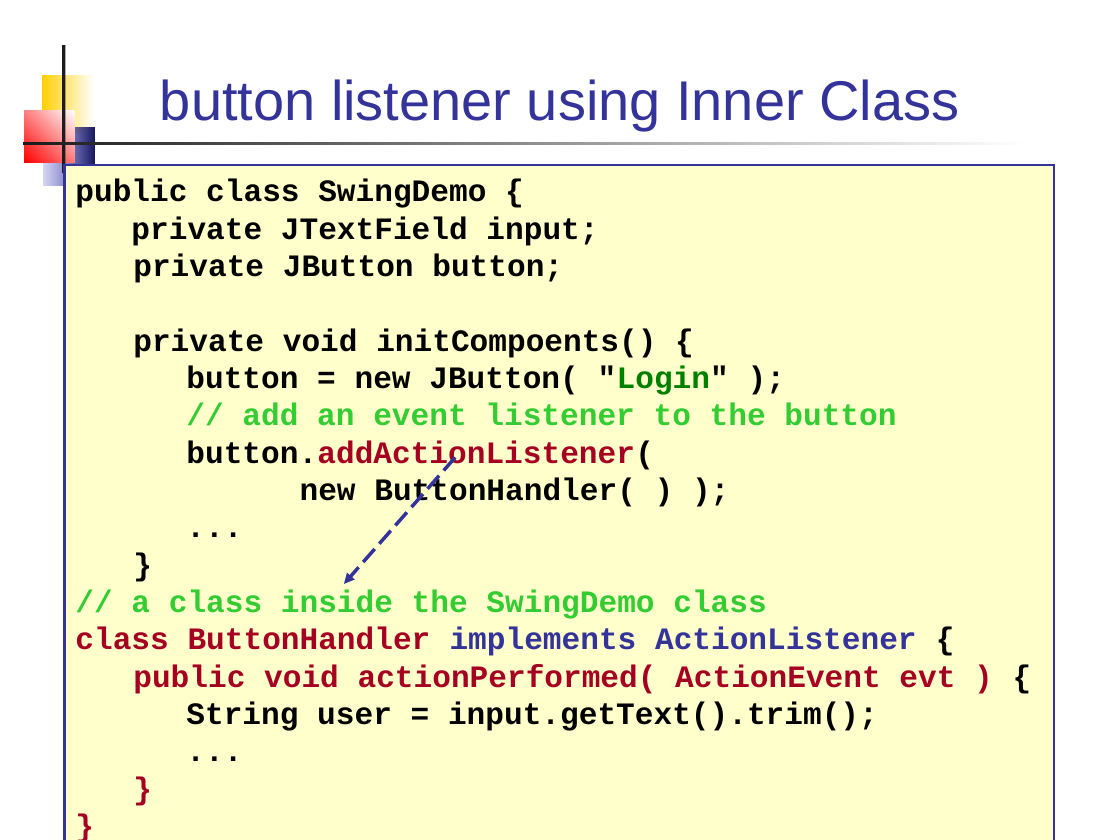
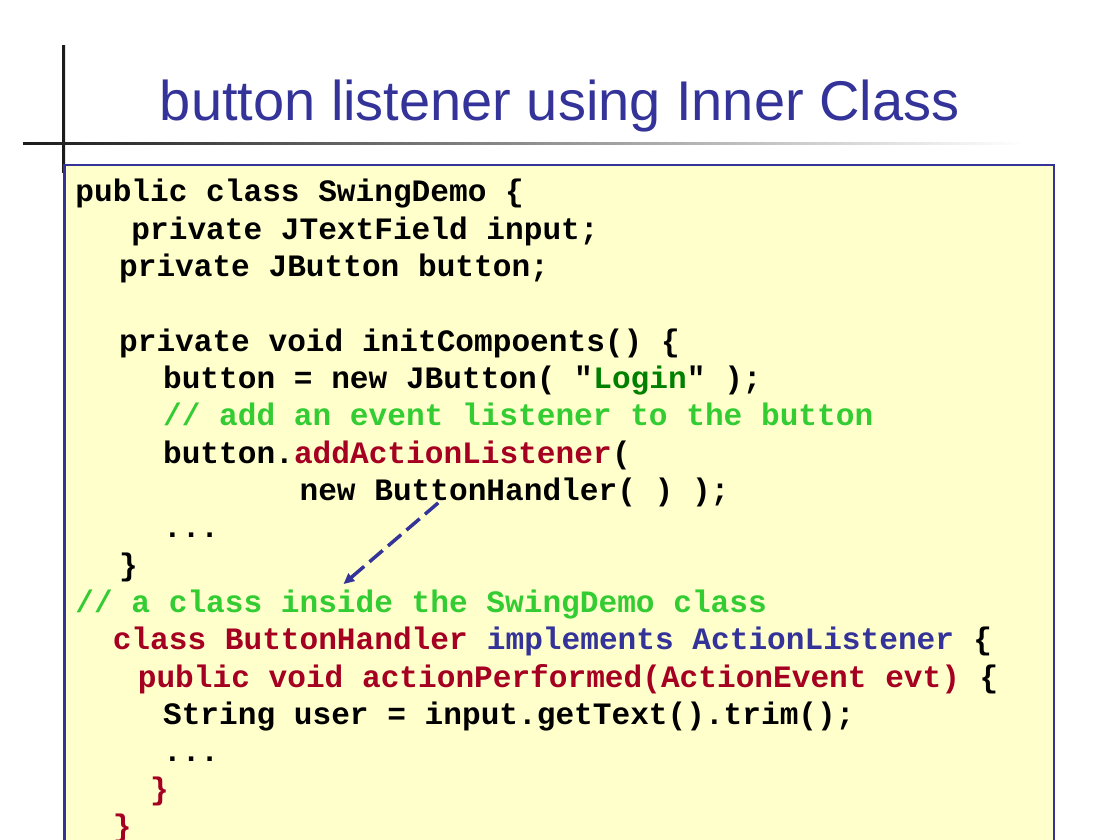
Before and after one commit to skeoop/skeoop.github.io, a slide deck: slide 14 of week7/Graphics-3-Event Handling.ppt. Drawn at 1120x840 pixels with LibreOffice and Linux fonts; fonts in the diff are those of the drawing. Boxes give left, top, right and bottom in pixels: in the first picture for what was removed or moved away, otherwise in the second. Text is boxed around its words. In the diff, an @@ line names an element or a change of style, - is before the commit and + after.

```diff
--- a/week7/Graphics-3-Event Handling.ppt
+++ b/week7/Graphics-3-Event Handling.ppt
@@ rectangle removed at bbox=[41, 75, 94, 133] @@
@@ rectangle removed at bbox=[25, 111, 75, 162] @@
@@ rectangle removed at bbox=[44, 128, 94, 186] @@
@@ arrow moved from (454, 459) - (344, 584) to (437, 504) - (344, 584) @@
@@ text in rectangle at bbox=[138, 664, 960, 694]: text changed @@
-public void actionPerformed( ActionEvent evt ) {
+public void actionPerformed(ActionEvent evt) {
```
Also in this commit, not shown: 21 other slides changed, 8 other files.
